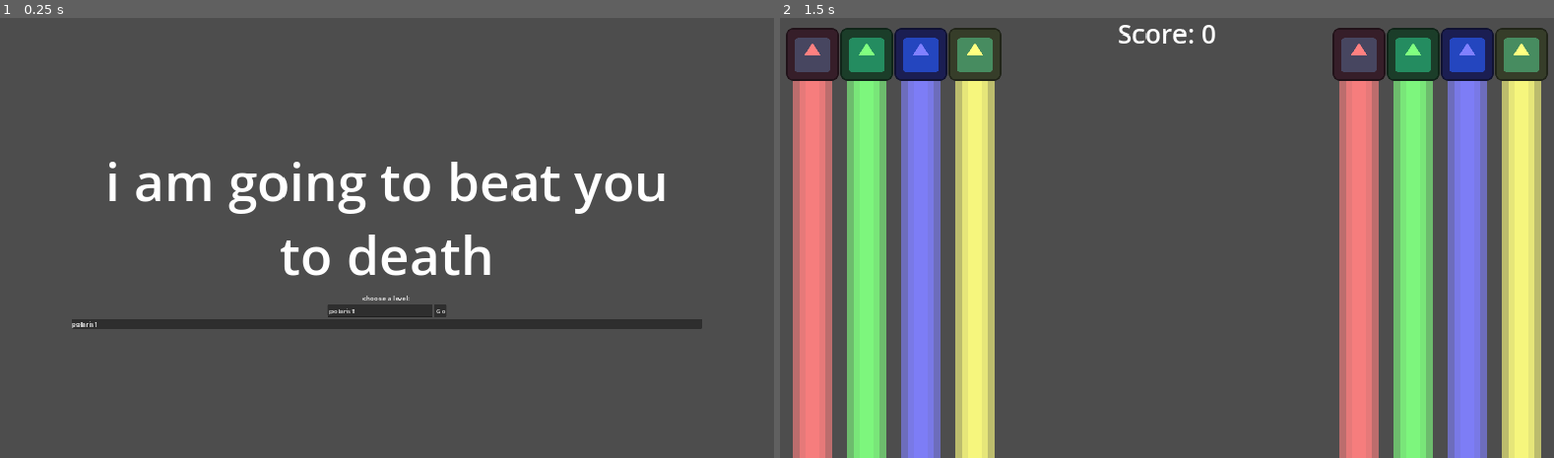
Above: before the commit, frames 1-2 (left to right).
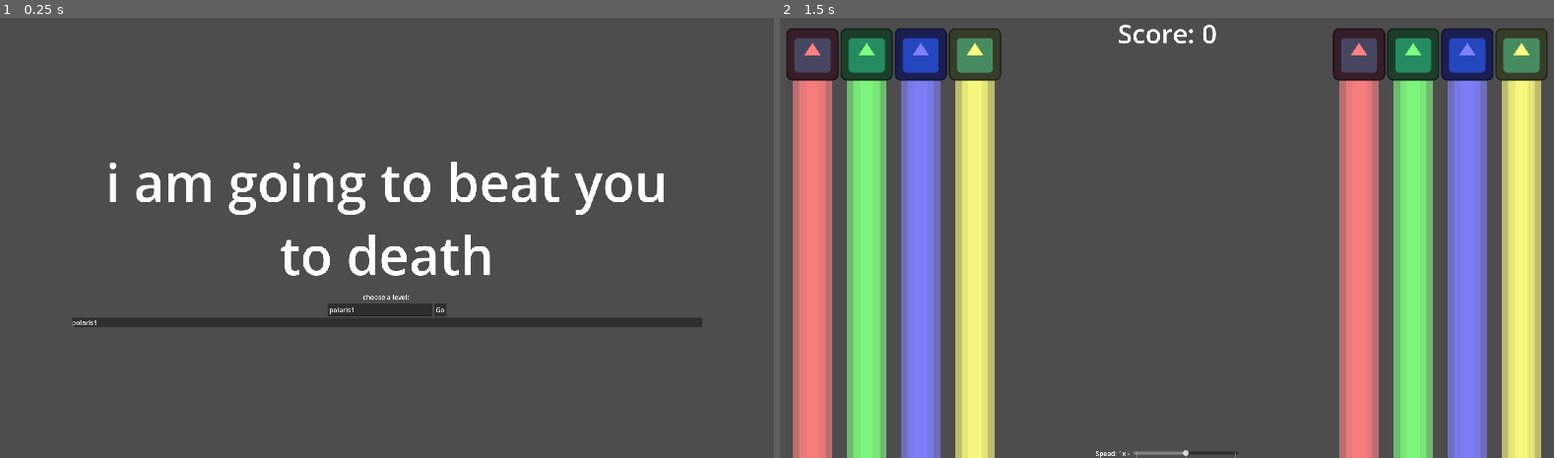
Above: after the commit, the same moments.

Repository: hwcgames/hwcbeat
Game: Godot game, scene res://Scene/title.tscn
Same seed, same stepped clock (60 frames per second), same inputs: the game is played once before the commit and once after it. The engine's default icon, where the game draws it, is replaced by a stand-in: a white triangle on a blue panel in a dark square.
Inputs:
- Up to frame 1 (0.25 s): no input
- Up to frame 2 (1.5 s): click "Go" at 0.5 s; tap Enter (ui_accept) at 1.25 s

The runs differ from the first frame. In frame 1, 1.6% of the frame differs, in the area x 9-91%, y 32-71%; in frame 2, 1.0%.
Error in both runs: Unable to iterate on object of type 'Nil'. (res://Singleton/Music.gd:59)

Commit message:
added a results screen and a speed slider

Diff:
--- /dev/null
+++ b/Scene/ReturnToTitleButton.gd
@@ -0,0 +1,7 @@
+extends Button
+
+func _ready():
+	pressed.connect(go)
+
+func go():
+	get_tree().change_scene_to_file("res://Scene/title.tscn")
--- a/Scene/Test/nb/ScoreDisplay.gd
+++ b/Scene/Test/nb/ScoreDisplay.gd
@@ -5,6 +5,7 @@
 func _ready():
 	Score.gain.connect(gain)
 	Score.lose.connect(lose)
+	update()
 
 func gain(_amt):
 	update()
--- /dev/null
+++ b/Scene/Test/nb/SpeedSlider.gd
@@ -0,0 +1,8 @@
+extends HSlider
+
+func _ready():
+	value_changed.connect(set_speed)
+
+func set_speed(to: float):
+	%SpeedLabel.text = "Speed: " + str(to/10) +"x - "
+	Music.SoundPlayer.pitch_scale = to / 10
--- a/Scene/Test/nb/n_button_incoming.gd
+++ b/Scene/Test/nb/n_button_incoming.gd
@@ -31,7 +31,7 @@
 		var cue_length = (end_cue.when - time) if end_cue else 0
 		%Tail.offset_bottom = cue_length * pixels_per_second
 	else:
-		if not scored:
+		if end_cue and not scored:
 			end_cue.passed.emit(0, end_cue)
 		queue_free()
 
--- a/Scene/Test/nb/rhythm_test_nb.gd
+++ b/Scene/Test/nb/rhythm_test_nb.gd
@@ -3,3 +3,5 @@
 func _ready():
 	$n_button_rhythm_element.button_amt = 4
 	$n_button_rhythm_element2.button_amt = 4
+	await Music.finished
+	get_tree().change_scene_to_file("res://Scene/results.tscn")
--- a/Scene/Test/nb/rhythm_test_nb.tscn
+++ b/Scene/Test/nb/rhythm_test_nb.tscn
@@ -1,10 +1,11 @@
-[gd_scene load_steps=7 format=3 uid="uid://d2o1hb8q7xpkw"]
+[gd_scene load_steps=8 format=3 uid="uid://d2o1hb8q7xpkw"]
 
 [ext_resource type="PackedScene" uid="uid://qq6meiqlb560" path="res://Scene/Test/nb/n_button_rhythm_element.tscn" id="1_1gfuu"]
 [ext_resource type="Script" path="res://Scene/Test/nb/rhythm_test_nb.gd" id="1_dd4po"]
 [ext_resource type="Script" path="res://Scene/Test/nb/n_button_rhythm_element.gd" id="2_k2ith"]
 [ext_resource type="Script" path="res://Resource/MusicCue.gd" id="3_5ynlh"]
 [ext_resource type="Script" path="res://Scene/Test/nb/ScoreDisplay.gd" id="5_1xubl"]
+[ext_resource type="Script" path="res://Scene/Test/nb/SpeedSlider.gd" id="6_sq1nv"]
 
 [sub_resource type="Resource" id="Resource_nacvc"]
 script = ExtResource("3_5ynlh")
@@ -66,3 +67,31 @@
 text = "Score: 0"
 horizontal_alignment = 1
 script = ExtResource("5_1xubl")
+
+[node name="HBoxContainer" type="HBoxContainer" parent="."]
+layout_mode = 1
+anchors_preset = 12
+anchor_top = 1.0
+anchor_right = 1.0
+anchor_bottom = 1.0
+grow_horizontal = 2
+grow_vertical = 0
+alignment = 1
+
+[node name="SpeedLabel" type="Label" parent="HBoxContainer"]
+unique_name_in_owner = true
+layout_mode = 2
+text = "Speed: 1x - "
+
+[node name="HSlider" type="HSlider" parent="HBoxContainer"]
+custom_minimum_size = Vector2(256, 0)
+layout_mode = 2
+size_flags_vertical = 4
+min_value = 1.0
+step = 0.01
+value = 10.0
+exp_edit = true
+rounded = true
+tick_count = 3
+ticks_on_borders = true
+script = ExtResource("6_sq1nv")
--- /dev/null
+++ b/Scene/results.tscn
@@ -0,0 +1,40 @@
+[gd_scene load_steps=3 format=3 uid="uid://c5igqkx7o0ymr"]
+
+[ext_resource type="Script" path="res://Scene/Test/nb/ScoreDisplay.gd" id="1_hksrm"]
+[ext_resource type="Script" path="res://Scene/ReturnToTitleButton.gd" id="2_14f3t"]
+
+[node name="results" type="Control"]
+layout_mode = 3
+anchors_preset = 15
+anchor_right = 1.0
+anchor_bottom = 1.0
+grow_horizontal = 2
+grow_vertical = 2
+
+[node name="VBoxContainer" type="VBoxContainer" parent="."]
+layout_mode = 1
+anchors_preset = -1
+anchor_left = 0.1
+anchor_top = 0.5
+anchor_right = 0.9
+anchor_bottom = 0.5
+grow_horizontal = 2
+grow_vertical = 2
+
+[node name="Label" type="Label" parent="VBoxContainer"]
+layout_mode = 2
+theme_override_font_sizes/font_size = 64
+text = "Results"
+horizontal_alignment = 1
+
+[node name="Score" type="Label" parent="VBoxContainer"]
+layout_mode = 2
+theme_override_font_sizes/font_size = 32
+horizontal_alignment = 1
+script = ExtResource("1_hksrm")
+
+[node name="Button" type="Button" parent="VBoxContainer"]
+layout_mode = 2
+size_flags_horizontal = 4
+text = "Return to Title"
+script = ExtResource("2_14f3t")
--- a/Singleton/Music.gd
+++ b/Singleton/Music.gd
@@ -52,7 +52,7 @@
 
 func play(song: String, transition_time=0.5):
 	stop(transition_time)
-	SoundPlayer.volume_db
+	SoundPlayer.pitch_scale = 1
 	var audio: AudioStream = load("res://Song/"+song+"/"+song+".ogg")
 	var json: String = FileAccess.get_file_as_string("res://Song/"+song+"/"+song+".json")
 	var json_notes = JSON.parse_string(json)
--- a/project.godot
+++ b/project.godot
@@ -27,7 +27,7 @@
 
 window/size/viewport_width=1920
 window/size/viewport_height=1080
-window/stretch/mode="canvas_items"
+window/stretch/mode="viewport"
 
 [editor]
 
